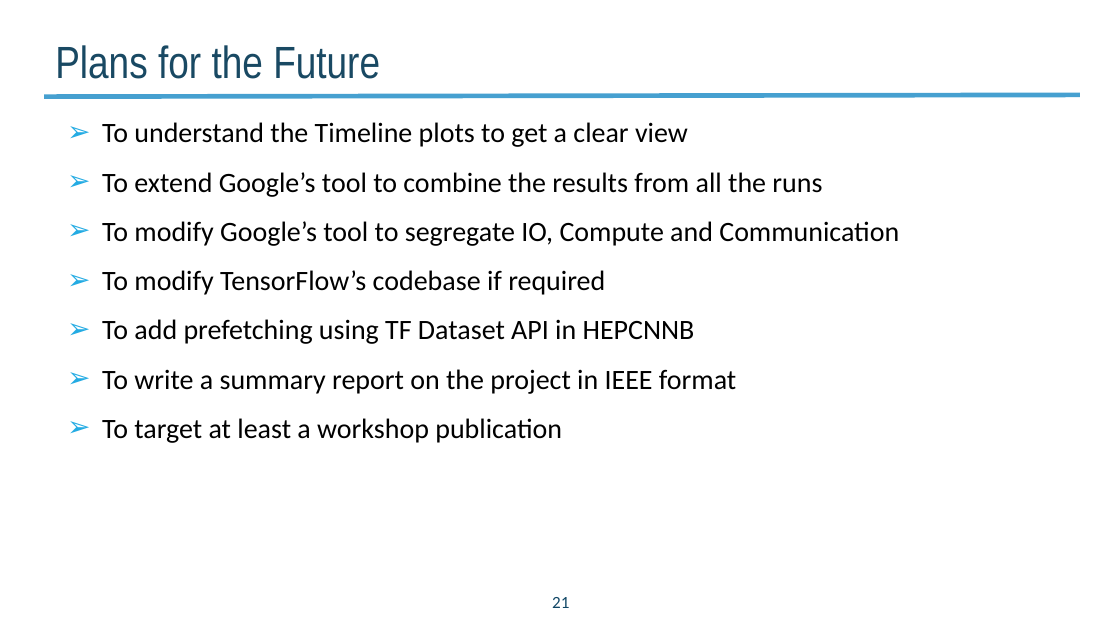
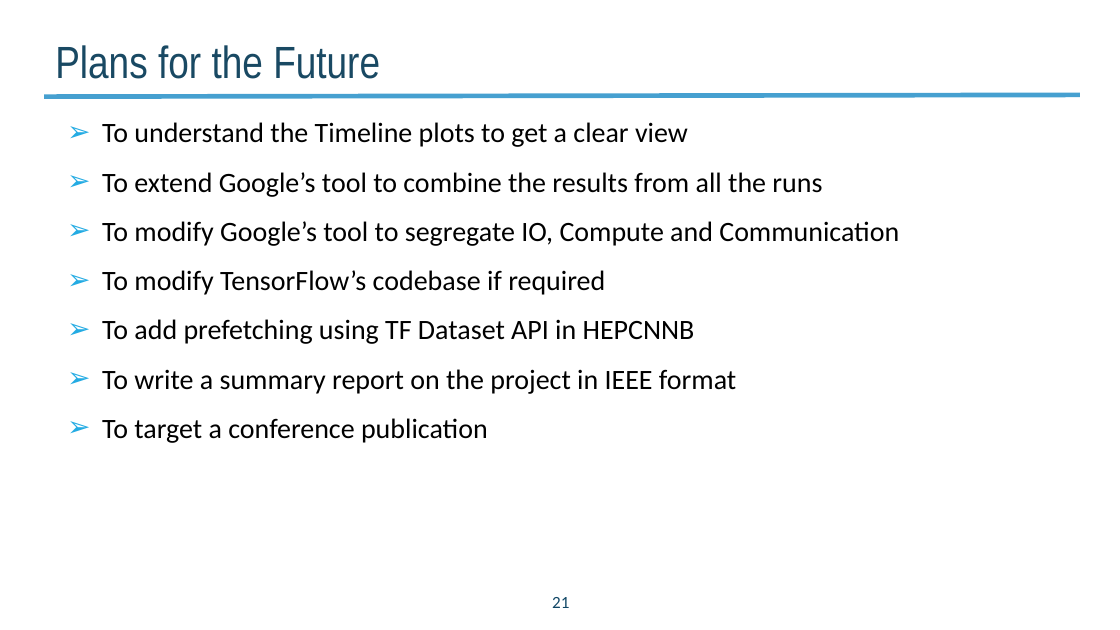
Before and after one commit to NERSC/DL-Parallel-IO, a slide deck: slide 21 of documents/slides/Project_Summary_20180816.pptx. Drawn at 1120x630 pixels with LibreOffice and Linux fonts; fonts in the diff are those of the drawing; background and template pictures are left out. Boxes give left, top, right and bottom in pixels: in the first picture for what was removed or moved away, otherwise in the second. Text is boxed around its words. In the diff, an @@ line names an element or a change of style, - is before the commit and + after.

Commit message:
Fix the plan in the summary slide

```diff
--- a/documents/slides/Project_Summary_20180816.pptx
+++ b/documents/slides/Project_Summary_20180816.pptx
@@ text at (102,418,488,443): text changed @@
-➢ To target at least a workshop publication
+➢ To target a conference publication
```
